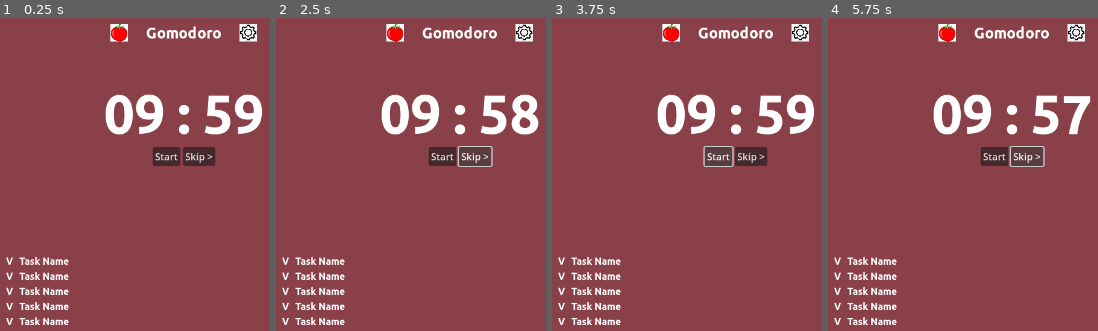
Above: before the commit, frames 1-4 (left to right).
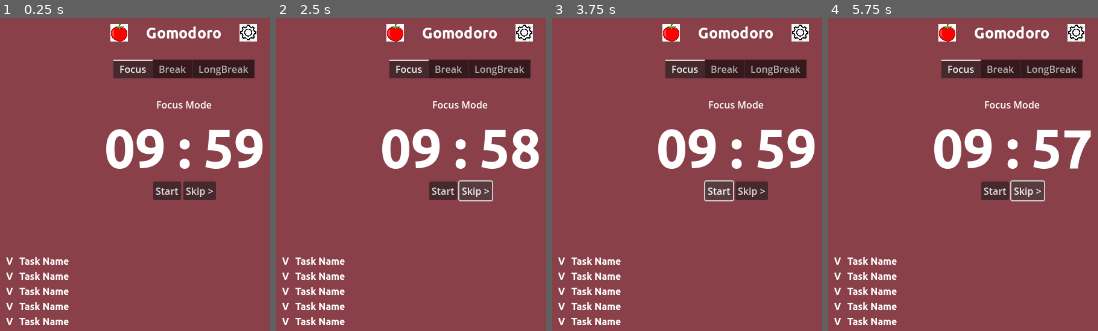
Above: after the commit, the same moments.

Repository: trubusoft/gomodoro
Game: Godot game, scene res://scenes/gomodoro.tscn
Two runs of this game, one before a commit and one after it. Both use one fixed random seed, a clock stepped at 60 frames per second and the inputs below.
Inputs:
- Up to frame 1 (0.25 s): no input
- Up to frame 2 (2.5 s): click "Start" at 0.5 s; click "Start" at 1.25 s; click "Skip >" at 2 s
- Up to frame 3 (3.75 s): click "Skip >" at 2.75 s; click "Start" at 3.5 s
- Up to frame 4 (5.75 s): click "Skip >" at 4.25 s; tap Enter at 5 s

The runs differ from the first frame. In frame 1, 12% of the frame differs, in the area x 38-98%, y 13-59%; in frame 2, 12%; in frame 3, 12%; in frame 4, 12%.

Commit message:
Update timer style on gomodoro.tscn

Diff:
--- a/scenes/gomodoro.tscn
+++ b/scenes/gomodoro.tscn
@@ -1,8 +1,10 @@
-[gd_scene load_steps=4 format=3 uid="uid://dfb781sx38kqn"]
+[gd_scene load_steps=6 format=3 uid="uid://dfb781sx38kqn"]
 
 [ext_resource type="PackedScene" uid="uid://hnceblfwslk0" path="res://scenes/task_list.tscn" id="1_ltetu"]
 [ext_resource type="PackedScene" uid="uid://dk0k5x8mb7cg" path="res://scenes/title_bar.tscn" id="1_vhjw5"]
+[ext_resource type="Script" path="res://scenes/gomodoro.gd" id="1_vv87t"]
 [ext_resource type="PackedScene" uid="uid://dj3pykbdj6fvp" path="res://scenes/timer.tscn" id="2_ipckq"]
+[ext_resource type="PackedScene" uid="uid://bccn6f3mmd31a" path="res://components/common_margin_container.tscn" id="4_hhovm"]
 
 [node name="Gomodoro" type="Control"]
 layout_mode = 3
@@ -11,8 +13,10 @@
 anchor_bottom = 1.0
 grow_horizontal = 2
 grow_vertical = 2
+script = ExtResource("1_vv87t")
 
 [node name="BackgroundRect" type="ColorRect" parent="."]
+unique_name_in_owner = true
 layout_mode = 1
 anchors_preset = 15
 anchor_right = 1.0
@@ -23,19 +27,103 @@
 
 [node name="TitleBar" parent="." instance=ExtResource("1_vhjw5")]
 layout_mode = 1
-anchors_preset = 10
-anchor_bottom = 0.0
-grow_vertical = 1
-
-[node name="Timer" parent="." instance=ExtResource("2_ipckq")]
-layout_mode = 1
-anchors_preset = -1
-anchor_top = 0.081448
-anchor_bottom = 0.081448
-metadata/_edit_use_anchors_ = true
 
 [node name="TaskList" parent="." instance=ExtResource("1_ltetu")]
 layout_mode = 1
 anchors_preset = -1
 anchor_top = 0.282051
 anchor_bottom = 0.282051
+
+[node name="CommonMarginContainer" parent="." instance=ExtResource("4_hhovm")]
+layout_mode = 1
+offset_top = 59.0
+offset_bottom = 110.0
+
+[node name="TabContainer" type="TabContainer" parent="CommonMarginContainer"]
+layout_mode = 2
+tab_alignment = 1
+
+[node name="Focus" type="Control" parent="CommonMarginContainer/TabContainer"]
+layout_mode = 2
+
+[node name="LabelFocus" type="Label" parent="CommonMarginContainer/TabContainer/Focus"]
+layout_mode = 1
+anchors_preset = 5
+anchor_left = 0.5
+anchor_right = 0.5
+offset_left = -46.5
+offset_top = 32.0
+offset_right = 46.5
+offset_bottom = 55.0
+grow_horizontal = 2
+text = "Focus Mode"
+
+[node name="FocusTimer" parent="CommonMarginContainer/TabContainer/Focus" instance=ExtResource("2_ipckq")]
+unique_name_in_owner = true
+layout_mode = 1
+anchors_preset = 5
+anchor_left = 0.5
+anchor_right = 0.5
+offset_left = -46.5
+offset_top = 65.0
+offset_right = 46.5
+offset_bottom = 88.0
+wait_time_in_minutes = 25
+
+[node name="Break" type="Control" parent="CommonMarginContainer/TabContainer"]
+visible = false
+layout_mode = 2
+
+[node name="LabelBreak" type="Label" parent="CommonMarginContainer/TabContainer/Break"]
+layout_mode = 1
+anchors_preset = 5
+anchor_left = 0.5
+anchor_right = 0.5
+offset_left = -47.0
+offset_top = 32.0
+offset_right = 47.0
+offset_bottom = 55.0
+grow_horizontal = 2
+text = "Break Mode"
+
+[node name="BreakTimer" parent="CommonMarginContainer/TabContainer/Break" instance=ExtResource("2_ipckq")]
+unique_name_in_owner = true
+layout_mode = 1
+anchors_preset = 5
+anchor_left = 0.5
+anchor_right = 0.5
+offset_left = -47.0
+offset_top = 65.0
+offset_right = 47.0
+offset_bottom = 88.0
+wait_time_in_minutes = 5
+
+[node name="LongBreak" type="Control" parent="CommonMarginContainer/TabContainer"]
+visible = false
+layout_mode = 2
+
+[node name="LabelLongBreak" type="Label" parent="CommonMarginContainer/TabContainer/LongBreak"]
+layout_mode = 1
+anchors_preset = 5
+anchor_left = 0.5
+anchor_right = 0.5
+offset_left = -67.5
+offset_top = 32.0
+offset_right = 67.5
+offset_bottom = 55.0
+grow_horizontal = 2
+text = "Long Break Mode"
+
+[node name="LongBreakTimer" parent="CommonMarginContainer/TabContainer/LongBreak" instance=ExtResource("2_ipckq")]
+unique_name_in_owner = true
+layout_mode = 1
+anchors_preset = 5
+anchor_left = 0.5
+anchor_right = 0.5
+offset_left = -67.5
+offset_top = 65.0
+offset_right = 67.5
+offset_bottom = 88.0
+wait_time_in_minutes = 15
+
+[connection signal="tab_changed" from="CommonMarginContainer/TabContainer" to="." method="_on_tab_container_tab_changed"]
